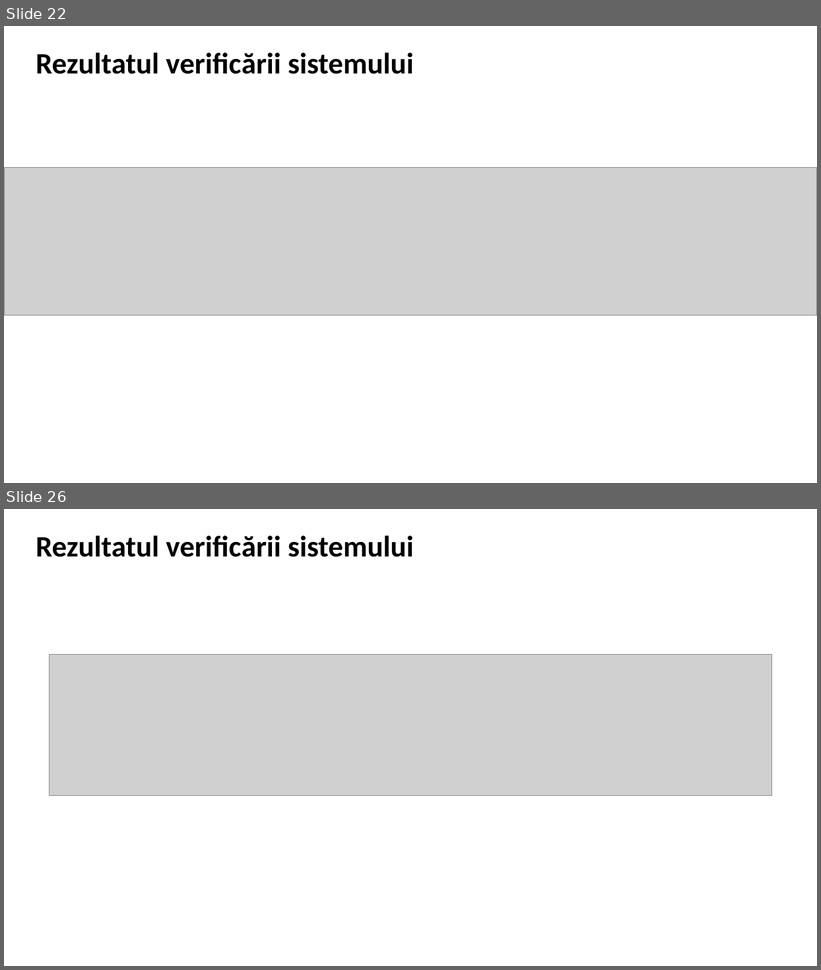
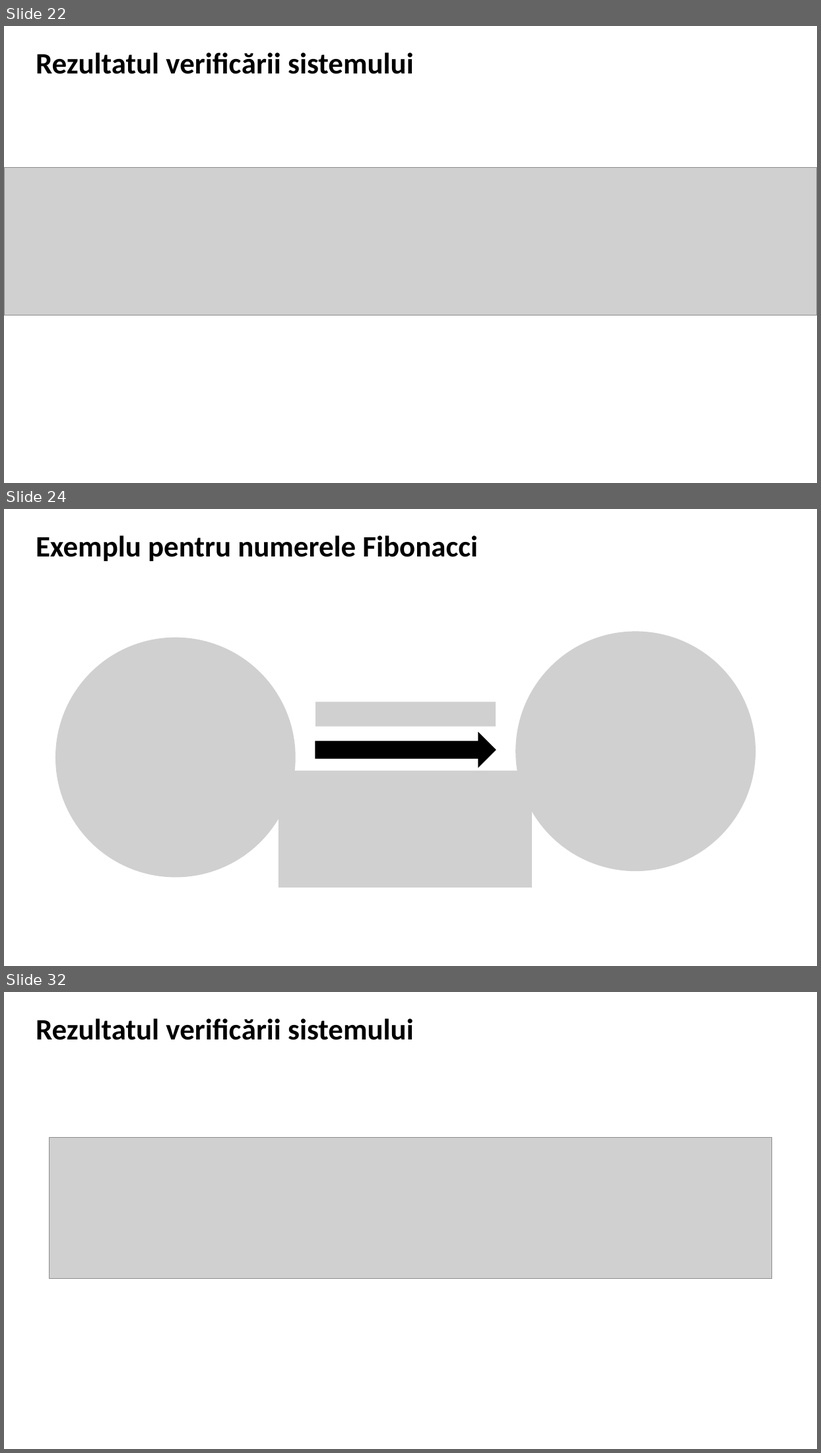
Before and after one commit to Andrei137/Proiect-MFIS, a slide deck: Formal verification of P Systems Using NuSMV .pptx. Shown one above the other, each under a label of ours: slides 22 and 26 before the commit, slides 22, 24 and 32 after it; the slides between them are not shown. The pictures are 821x970 and 821x1453 pixels, drawn with LibreOffice and Linux fonts; fonts in the diff are those of the drawing; grey boxes stand for pictures. Boxes give left, top, right and bottom in pixels: in the first picture for what was removed or moved away, otherwise in the second. Text is boxed around its words. In the diff, an @@ line names an element or a change of style, - is before the commit and + after.

Commit message:
pptx

```diff
--- a/Formal verification of P Systems Using NuSMV .pptx
+++ b/Formal verification of P Systems Using NuSMV .pptx
@@ slide 24 added at (x1=4, y1=509, x2=817, y2=966), background #FFFFFF @@
@@ text added at (x1=36, y1=535, x2=478, y2=561), 35 pt, text #000000, bold @@
+Exemplu pentru numerele Fibonacci
@@ picture added at (x1=55, y1=638, x2=296, y2=878) @@
@@ picture added at (x1=516, y1=632, x2=756, y2=872) @@
@@ picture added at (x1=316, y1=702, x2=496, y2=727) @@
@@ right arrow added at (x1=316, y1=733, x2=496, y2=767), fill #000000, outline #000000 1 pt @@
@@ picture added at (x1=279, y1=770, x2=532, y2=888) @@
@@ what was slide 26 is now slide 32 @@
```
Also in this commit, not shown: 1 slide changed, 7 other slides added, 2 slides removed.
